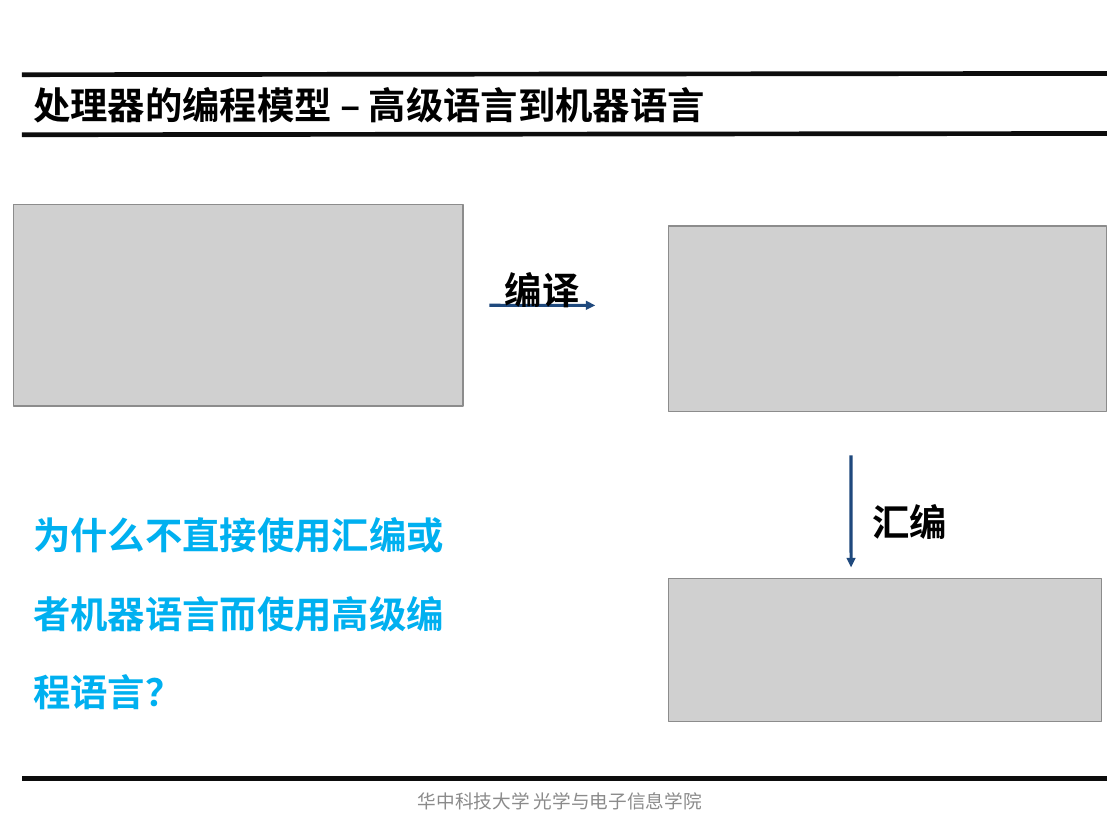
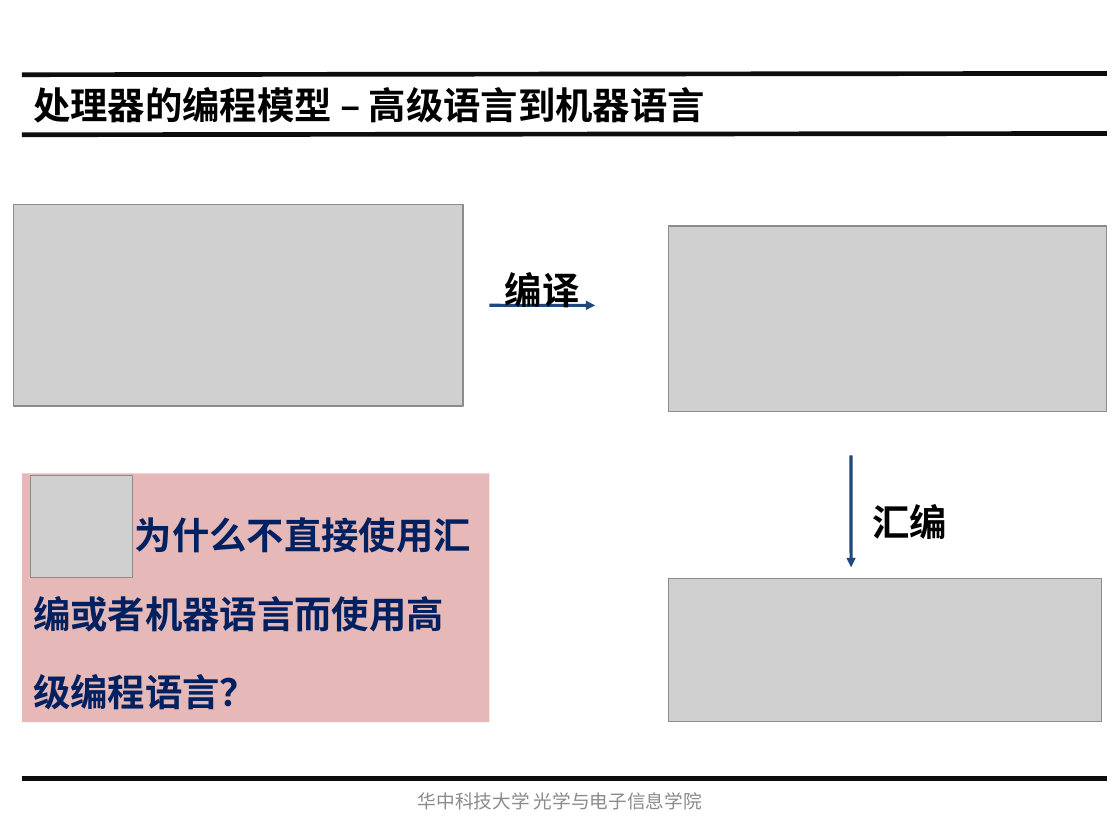
Before and after one commit to hust-gaoyujing/routine, a slide deck: slide 14 of daily/202105-risc-v/202105-risc-v/20210430-绪论/绪论.pptx. Drawn at 1120x840 pixels with LibreOffice and Linux fonts; fonts in the diff are those of the drawing; grey boxes stand for pictures. Boxes give left, top, right and bottom in pixels: in the first picture for what was removed or moved away, otherwise in the second. Text is boxed around its words. In the diff, an @@ line names an element or a change of style, - is before the commit and + after.

```diff
--- a/daily/202105-risc-v/202105-risc-v/20210430-绪论/绪论.pptx
+++ b/daily/202105-risc-v/202105-risc-v/20210430-绪论/绪论.pptx
@@ rectangle "为什么不直接使用汇编或者机器语言而使用高级编程语言？": place and size @@
-rectangle "为什么不直接使用汇编或者机器语言而使用高级编程语言？" at [33,517,444,710]
+rectangle "为什么不直接使用汇编或者机器语言而使用高级编程语言？" at [22,474,489,722]
@@ rectangle "为什么不直接使用汇编或者机器语言而使用高级编程语言？" at [22,474,489,722]: text colour #00B0F0 to #002060; fill none to #E6B9B8 @@
@@ picture added at [31,476,133,578] @@
```
Also in this commit, not shown: 3 other slides changed.
